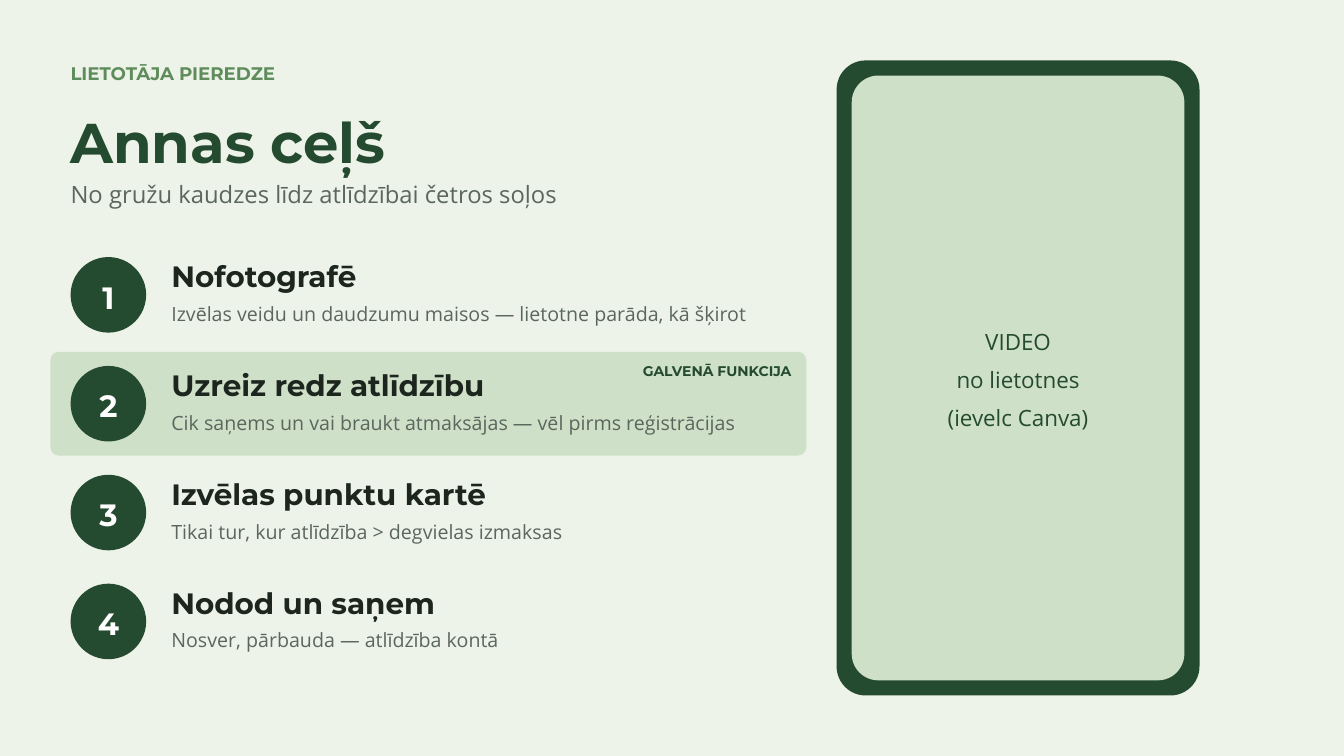
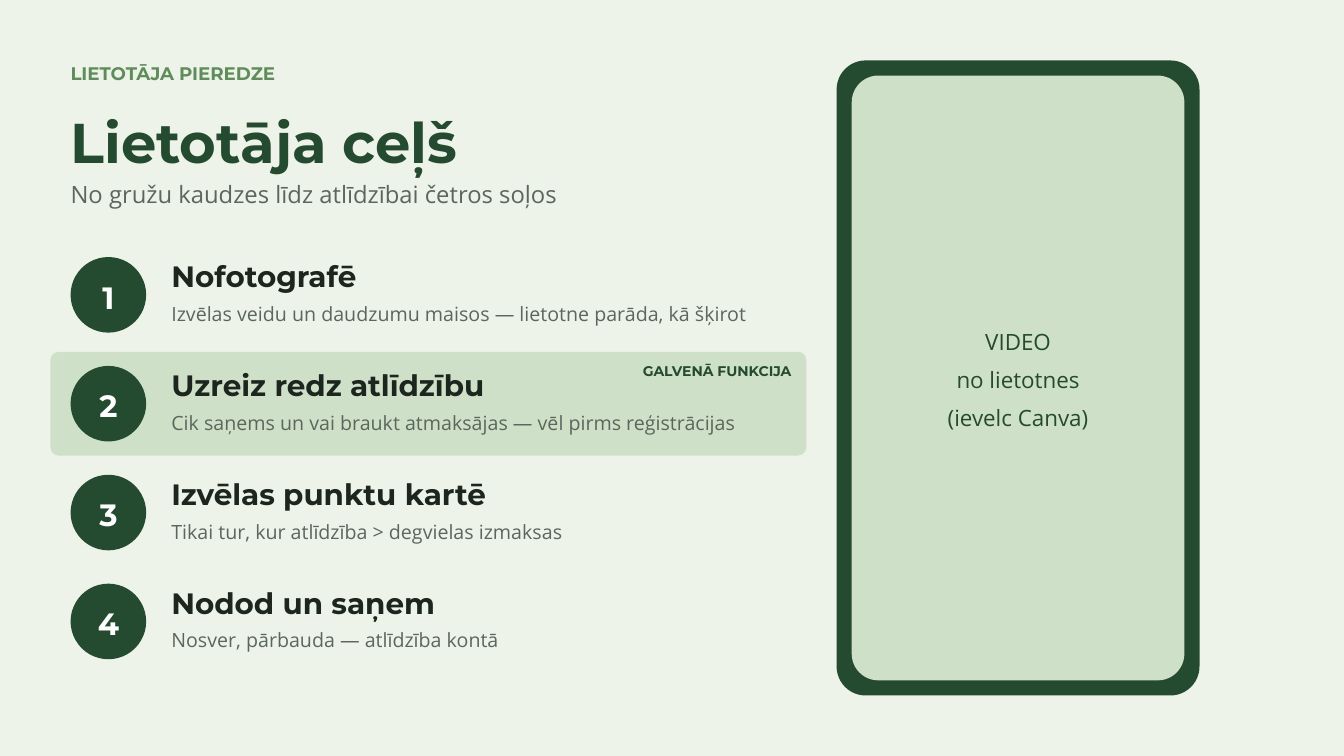
Before and after one commit to cimagustavs/Projekti_majaslapas, a slide deck: slide 3 of hakatons/buvgruzu-birza.pptx. Drawn at 1344x756 pixels with LibreOffice and Linux fonts; fonts in the diff are those of the drawing. Boxes give left, top, right and bottom in pixels: in the first picture for what was removed or moved away, otherwise in the second. Text is boxed around its words. In the diff, an @@ line names an element or a change of style, - is before the commit and + after.

```diff
--- a/hakatons/buvgruzu-birza.pptx
+++ b/hakatons/buvgruzu-birza.pptx
@@ text at (71,119,458,176): text changed @@
-Annas ceļš
+Lietotāja ceļš
```
Also in this commit, not shown: 2 other slides changed, 3 other files.
